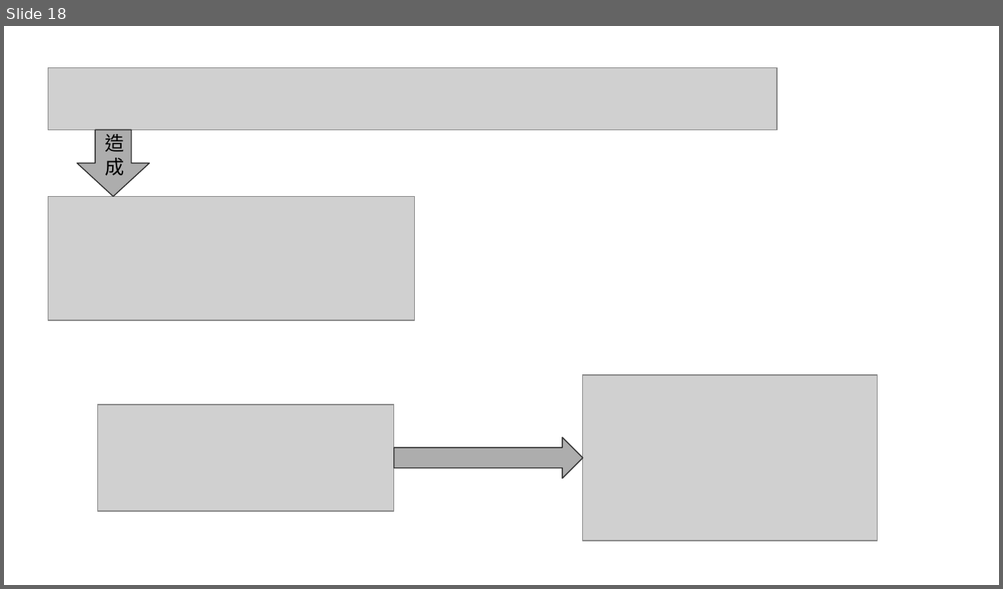
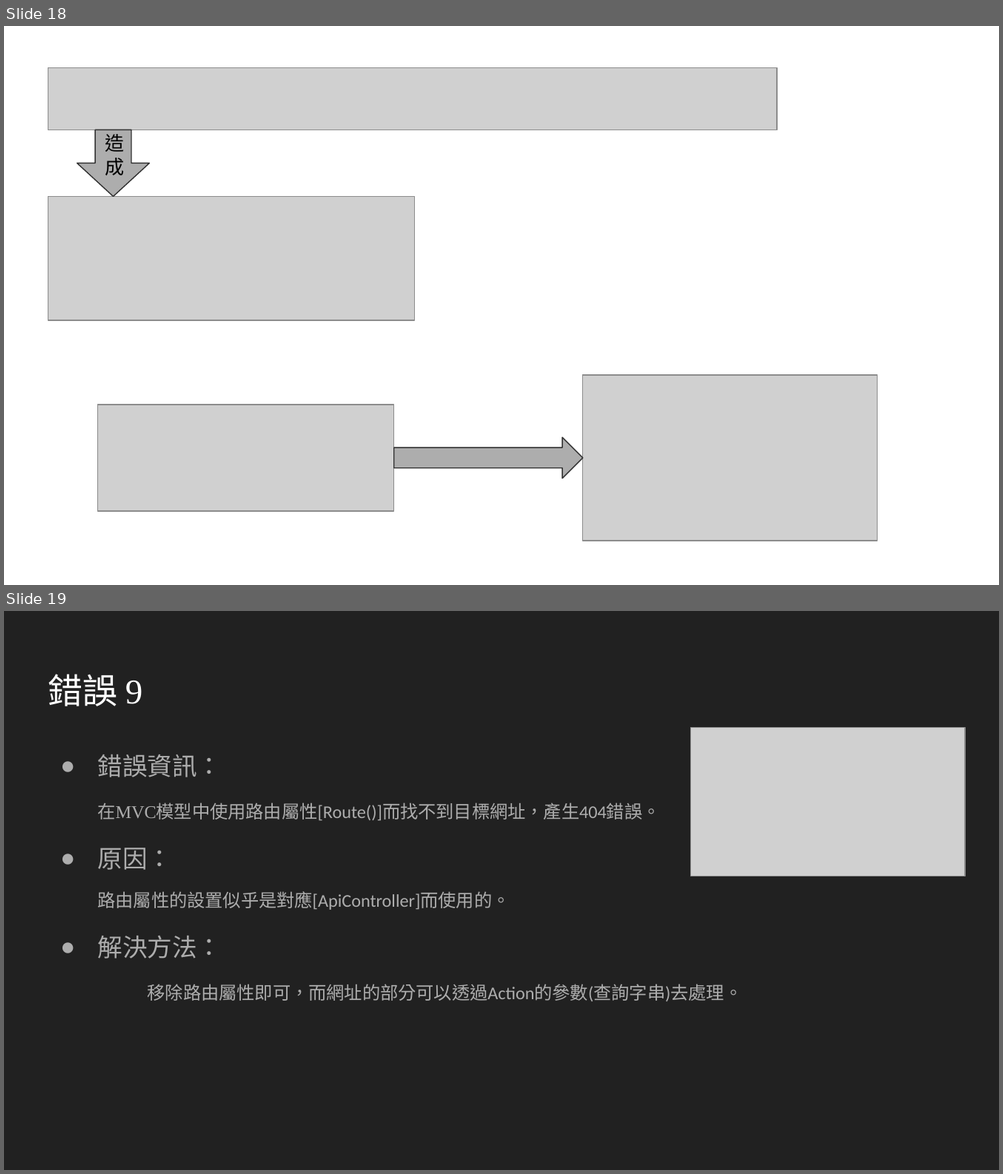
Before and after one commit to AsrielNi/ShopStore, a slide deck: C#_ASP.NET_常見錯誤.pptx. Shown one above the other, each under a label of ours: slide 18 before the commit, slides 18 and 19 after it. The pictures are 1003x589 and 1003x1174 pixels, drawn with LibreOffice and Linux fonts; fonts in the diff are those of the drawing; grey boxes stand for pictures. Boxes give left, top, right and bottom in pixels: in the first picture for what was removed or moved away, otherwise in the second. Text is boxed around its words. In the diff, an @@ line names an element or a change of style, - is before the commit and + after.

Commit message:
Hint: 嘗試ShopApplication對接ProductSystemAPI的路由 ShopApplication 新增API連接 Program.cs - ProductSystemAPI.APItoLINK.AttachAPI ProductSystemAPI 新增控制器方法 ProductController - (GetMenu, GetProductInfo) ProductSystemAPI 修改控制器的路由基底 ProductController - [Controller] -> api/[Controller] ShopApplication 修改控制器建構式 ProductController ShopApplication 修改控制器方法 ProductController - (Menu, ProductInfo) ShopApplication 修改檢視 Product - (Menu.cshtml, ProductInfo.cshtml) C#_ASP.NET_常見錯誤.pptx 新增內容

```diff
--- a/C#_ASP.NET_常見錯誤.pptx
+++ b/C#_ASP.NET_常見錯誤.pptx
@@ slide 19 added at (x1=4, y1=611, x2=999, y2=1170), background #212121 @@
@@ title added at (x1=48, y1=674, x2=143, y2=706), 25.2 pt, text #FFFFFF @@
+錯誤 9
@@ picture added at (x1=690, y1=727, x2=965, y2=876) @@
@@ text added at (x1=97, y1=755, x2=743, y2=1002), 13 pt, text #ADADAD @@
+● 錯誤資訊：
+在MVC模型中使用路由屬性[Route()]而找不到目標網址，產生404錯誤。
+● 原因：
+路由屬性的設置似乎是對應[ApiController]而使用的。
+● 解決方法：
+移除路由屬性即可，而網址的部分可以透過Action的參數(查詢字串)去處理。
```
Also in this commit, not shown: 1 slide changed, 1 other slide added, 5 other files.
